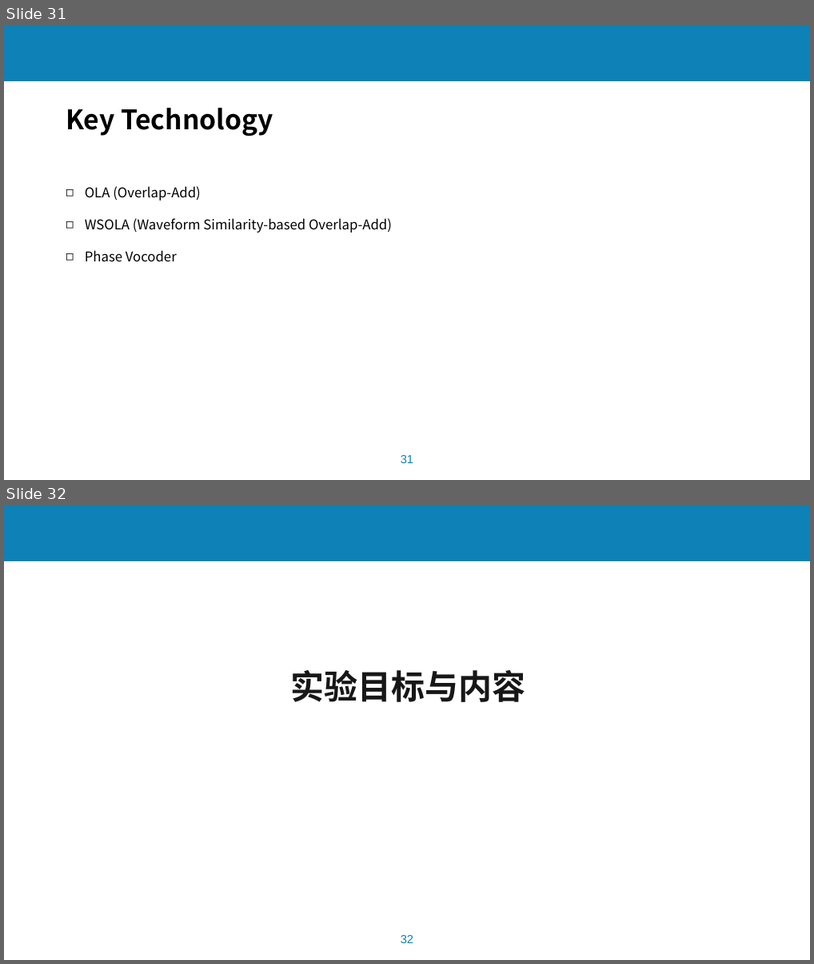
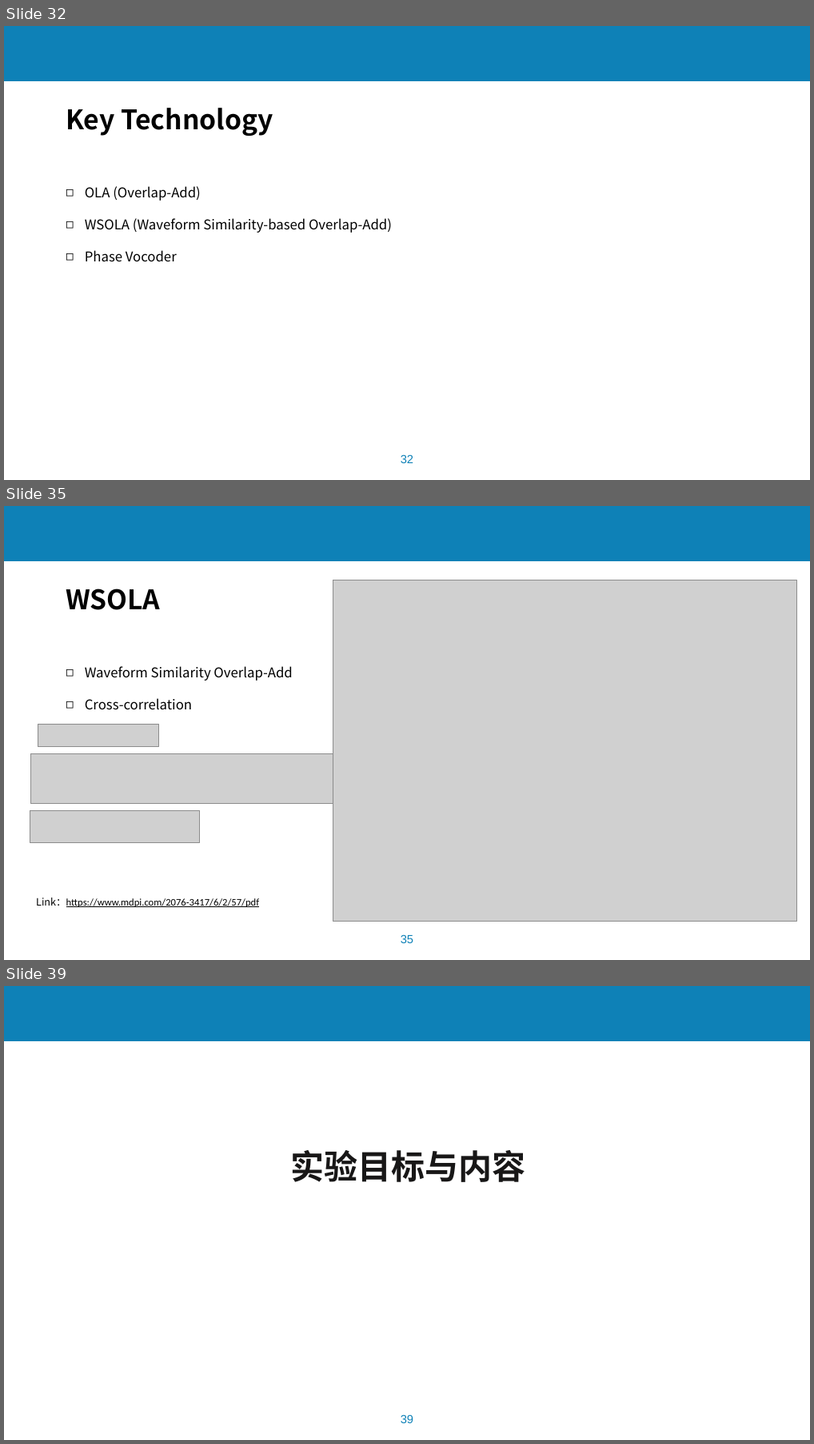
Before and after one commit to lchmoxing/audio_tsm_test, a slide deck: documents/基于音频预处理过程的语音识别系统攻击2.2.pptx. Shown one above the other, each under a label of ours: slides 31 and 32 before the commit, slides 32, 35 and 39 after it; the slides between them are not shown. The pictures are 814x964 and 814x1444 pixels, drawn with LibreOffice and Linux fonts; fonts in the diff are those of the drawing; grey boxes stand for pictures; background and template pictures are left out. Boxes give left, top, right and bottom in pixels: in the first picture for what was removed or moved away, otherwise in the second. Text is boxed around its words. In the diff, an @@ line names an element or a change of style, - is before the commit and + after.

```diff
--- a/documents/基于音频预处理过程的语音识别系统攻击2.2.pptx
+++ b/documents/基于音频预处理过程的语音识别系统攻击2.2.pptx
@@ slide 35 added at (4, 506, 810, 960), background #FFFFFF; not listed: 2 template elements that a slide beside it also shows @@
@@ text added at (66, 588, 160, 610), 32 pt, text #000000, bold @@
+WSOLA
@@ picture added at (334, 580, 798, 921) @@
@@ text added at (85, 666, 292, 710), 16 pt, text #000000 @@
+◻ Waveform Similarity Overlap-Add
+◻ Cross-correlation
@@ picture added at (38, 724, 159, 747) @@
@@ picture added at (30, 753, 350, 803) @@
@@ picture added at (30, 810, 199, 842) @@
@@ text added at (36, 897, 259, 907), 12 pt, text #000000, underline @@
+Link：https://www.mdpi.com/2076-3417/6/2/57/pdf
@@ what was slide 31 is now slide 32 @@
@@ page number at (401, 454, 414, 463): text changed @@
-31
+32
@@ what was slide 32 is now slide 39 @@
@@ page number at (401, 1414, 414, 1423): text changed @@
-32
+39
```
Also in this commit, not shown: 1 slide changed, 6 other slides added, 1 other file.
